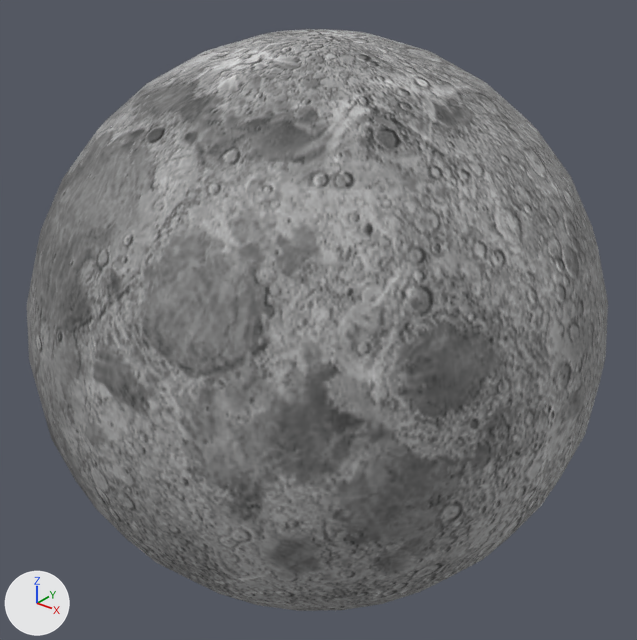
The FBX model Game/Assets/modelData/planet05.FBX, before and after one commit.
Camera for both pictures: a camera (50 mm lens) standing at (1.38, -1.738, 1.062) and looking at (0.01, -0.026, 0.0). The axes (+X, +Y, +Z) are drawn at lower left. The lights are the same throughout. Where no turn or scale is listed for an object, it has been applied to the vertices.
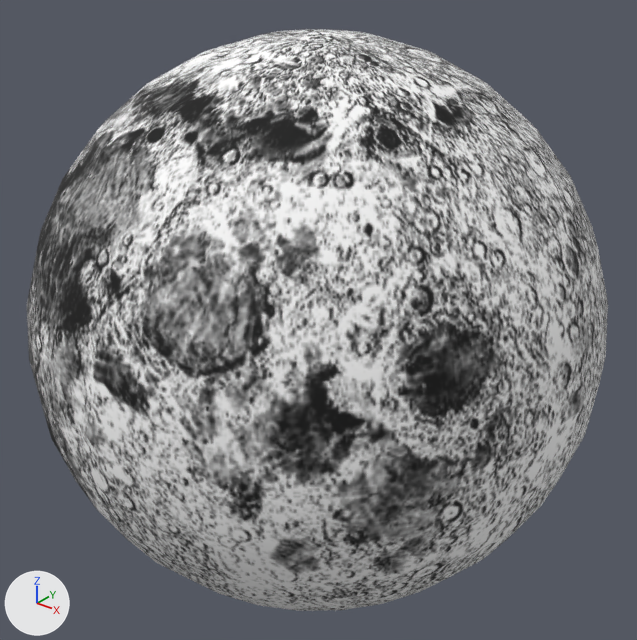
The change in detail:
Picture 'planet05.png' (img_planet05_png) is new.
Material '03 - Default' (mat_03___default) changes its picture from img_planet05_jpg to img_planet05_png.

What differs and where, as boxes [x1, y1, x2, y2] in the pictures (637 x 640 px):
'Sphere001', surface changed
    both: [27, 29, 608, 611]
